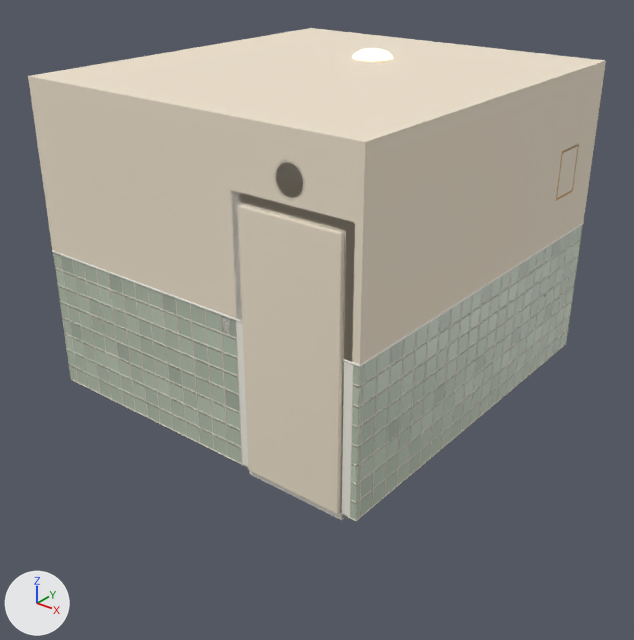
The Blender file source/bathroom/bathroom.blend as it was, and as the next commit left it.
One viewpoint serves both versions: a camera (50 mm lens) standing at (4.32, -6.54, 3.83) and looking at (0.33, -1.55, 0.73). Arrows for +X, +Y and +Z are at lower left; the lights stay in place. The older version comes first.

The older version as bpy lines, for what is in view:
```python
me_doorleaf = bpy.data.meshes.new('DoorLeaf')
me_doorleaf.from_pydata(...)  # 120 vertices, 128 faces; spans x -0.42..0.42, y 0.0..0.04, z 0.0..2.05
me_doorleaf.polygons.foreach_set('use_smooth', [True] * 128)
me_doorleaf.materials.append(mat_ck2_doorleaf)  # pale yellow #f1e4cf
me_fronttile0 = bpy.data.meshes.new('FrontTile0')
me_fronttile0.from_pydata(...)  # 4 vertices, 1 face; spans x -0.065..0.065, y 0.0, z -0.6..0.6
me_fronttile0.materials.append(mat_ck2_walltile)
me_rightpaint0 = bpy.data.meshes.new('RightPaint0')
me_rightpaint0.from_pydata([(0.0, 1.67, -0.7), (0.0, -1.67, -0.7), (0.0, 1.67, 0.7), (0.0, -1.67, 0.7)], [], [(0, 1, 3, 2)])
me_rightpaint0.materials.append(mat_ck2_wallpaint)  # pale yellow #f1e4cf
ob_doorleaf = bpy.data.objects.new('DoorLeaf', me_doorleaf)
ob_doorleaf.parent = ob_door
ob_doorleaf.location = (0.0, -0.03, 0.0)
ob_fronttile0 = bpy.data.objects.new('FrontTile0', me_fronttile0)
ob_fronttile0.parent = ob_shell
ob_fronttile0.location = (1.485, -2.646, 0.6)
ob_rightpaint0 = bpy.data.objects.new('RightPaint0', me_rightpaint0)
ob_rightpaint0.parent = ob_shell
ob_rightpaint0.location = (1.55, -0.975, 1.9)
# also in view: 'Ceiling' at (0.0, -0.98, 2.6); 'DoorCasing' at (1.0, -2.64, 1.04); 'FrontPaint2' at (-0.49, -2.65, 1.9); 'FrontPaint1' at (1.0, -2.65, 2.33); 'FrontPaint0' at (1.49, -2.65, 1.9)
```
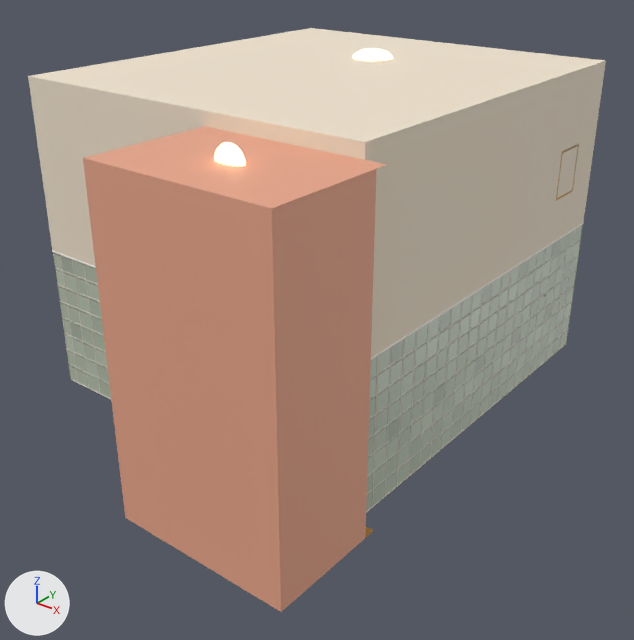
Where the newer file only moved an object's origin or applied its transform, the numbers keep the older frame.

What changed in the scene script:
```text
Add mat_ck2_halllamp:
    mat_ck2_halllamp = principled_material('CK2_HallLamp')
    mat_ck2_halllamp.base_color = (1.0, 0.799, 0.539)  # beige #ffe7c2
    mat_ck2_halllamp.roughness = 0.4
    mat_ck2_halllamp.emission_color = (1.0, 0.658, 0.323)  # beige #ffd49a
    mat_ck2_halllamp.emission_strength = 3.0
Add mat_ck2_hallpaint:
    mat_ck2_hallpaint = principled_material('CK2_HallPaint')
    mat_ck2_hallpaint.base_color = (0.823, 0.386, 0.258)  # beige #eaa78b
    mat_ck2_hallpaint.roughness = 0.62
Add mat_ck2_hallfloor:
    mat_ck2_hallfloor = principled_material('CK2_HallFloor')
    mat_ck2_hallfloor.base_color = (0.694, 0.352, 0.0723)  # orange #d9a04c
    mat_ck2_hallfloor.roughness = 0.62
Add me_halllamp:
    me_halllamp.from_pydata(...)  # a UV sphere (24 segments, 10 rings, poles along y) spanning x -0.11..0.11, y -0.049..0.049, z -0.11..0.11
    me_halllamp.polygons.foreach_set('use_smooth', [True] * 240)
    me_halllamp.materials.append(mat_ck2_halllamp)  # beige #ffe7c2, glowing beige #ffd49a
Add me_hallright:
    me_hallright.from_pydata([(0.0, 0.42, -1.25), (0.0, -0.42, -1.25), (0.0, 0.42, 1.25), (0.0, -0.42, 1.25)], [], [(0, 1, 3, 2)])
    me_hallright.materials.append(mat_ck2_hallpaint)  # beige #eaa78b
Add me_hallend:
    me_hallend.from_pydata([(0.7, 0.0, -1.25), (-0.7, 0.0, -1.25), (0.7, 0.0, 1.25), (-0.7, 0.0, 1.25)], [], [(0, 1, 3, 2)])
    me_hallend.materials.append(mat_ck2_hallpaint)  # beige #eaa78b
Add me_hallceiling:
    me_hallceiling.from_pydata([(-0.7, 0.475, 0.0), (0.7, 0.475, 0.0), (-0.7, -0.475, 0.0), (0.7, -0.475, 0.0)], [], [(0, 1, 3, 2)])
    me_hallceiling.materials.append(mat_ck2_hallpaint)  # beige #eaa78b
Add me_hallfloor:
    me_hallfloor.from_pydata([(-0.7, -0.475, 0.0), (0.7, -0.475, 0.0), (-0.7, 0.475, 0.0), (0.7, 0.475, 0.0)], [], [(0, 1, 3, 2)])
    me_hallfloor.materials.append(mat_ck2_hallfloor)  # orange #d9a04c
Change ob_doorleaf:
    ob_doorleaf.parent: ob_door -> ob_hinge
Add ob_hinge:
    ob_hinge = bpy.data.objects.new('Hinge', None)
    ob_hinge.parent = ob_door_1
    ob_hinge.location = (0.0, 0.0, 0.0)
Add ob_door_1:
    ob_door_1 = bpy.data.objects.new('door', None)
    ob_door_1.location = (0.585, -2.64, 0.0)
Add ob_halllamp:
    ob_halllamp = bpy.data.objects.new('HallLamp', me_halllamp)
    ob_halllamp.parent = ob_hall
    ob_halllamp.location = (0.0, 0.025, 2.5)
Add ob_hall:
    ob_hall = bpy.data.objects.new('Hall', None)
    ob_hall.parent = ob_bathroomroom
    ob_hall.location = (1.0, -3.175, 0.0)
Add ob_hallright:
    ob_hallright = bpy.data.objects.new('HallRight', me_hallright)
    ob_hallright.parent = ob_hall
    ob_hallright.location = (0.7, 0.0, 1.25)
Add ob_hallend:
    ob_hallend = bpy.data.objects.new('HallEnd', me_hallend)
    ob_hallend.parent = ob_hall
    ob_hallend.location = (0.0, -0.425, 1.25)
Add ob_hallceiling:
    ob_hallceiling = bpy.data.objects.new('HallCeiling', me_hallceiling)
    ob_hallceiling.parent = ob_hall
    ob_hallceiling.location = (0.0, 0.05, 2.5)
Add ob_hallfloor:
    ob_hallfloor = bpy.data.objects.new('HallFloor', me_hallfloor)
    ob_hallfloor.parent = ob_hall
    ob_hallfloor.location = (0.0, 0.05, 0.0)
```

Where the change shows, as pixel boxes [x1, y1, x2, y2] in the pictures (634 x 640 px):
'HallEnd', added (beige): after [83, 158, 281, 612]
'HallRight', added (beige): after [272, 169, 377, 612]
'DoorLeaf', moved (not visible afterwards): before [238, 204, 345, 514]
'HallCeiling', added (beige): after [84, 126, 387, 208]
'HallLamp', added (beige): after [214, 142, 246, 166]
'HallFloor', added: after [365, 527, 374, 538]
'FrontPaint2', unchanged, covered by the edit: before [28, 76, 242, 321]; after [28, 76, 237, 266]
'FrontTile1', unchanged, covered by the edit: before [54, 253, 245, 466]; after [54, 253, 111, 399]
'FrontPaint1', unchanged, covered by the edit: before [236, 117, 346, 231]; after [236, 117, 346, 156]
'FrontPaint0', unchanged, covered by the edit: before [343, 138, 365, 365]; after [346, 138, 365, 160]
